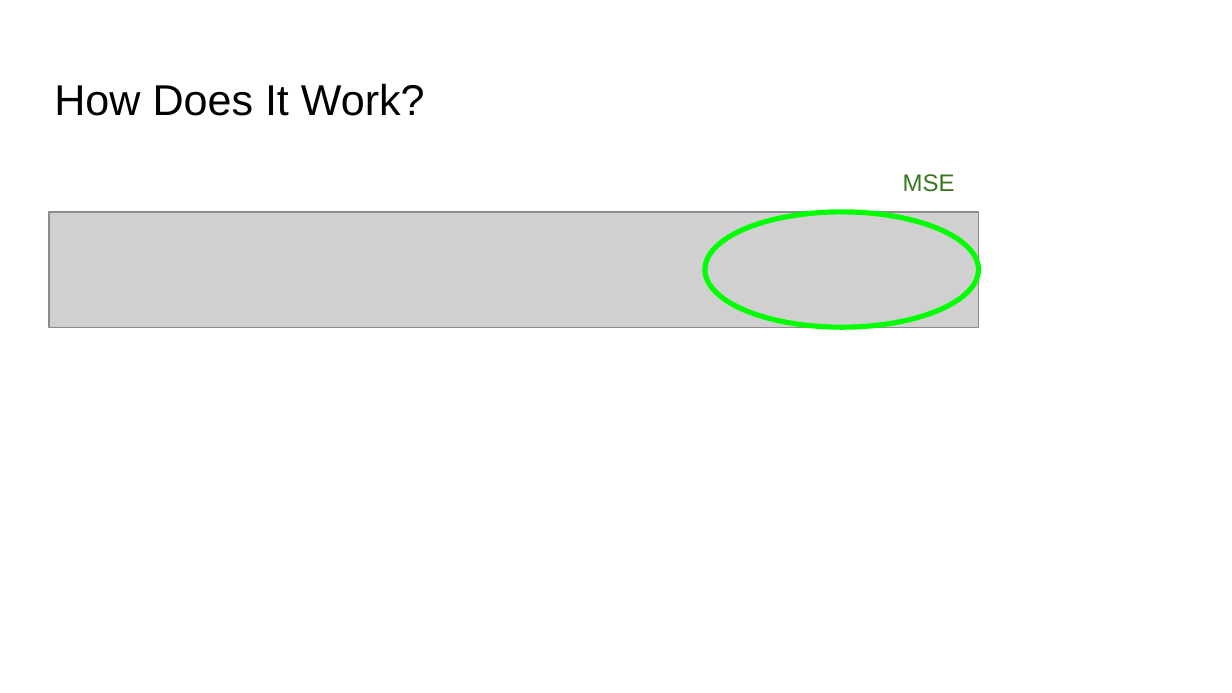
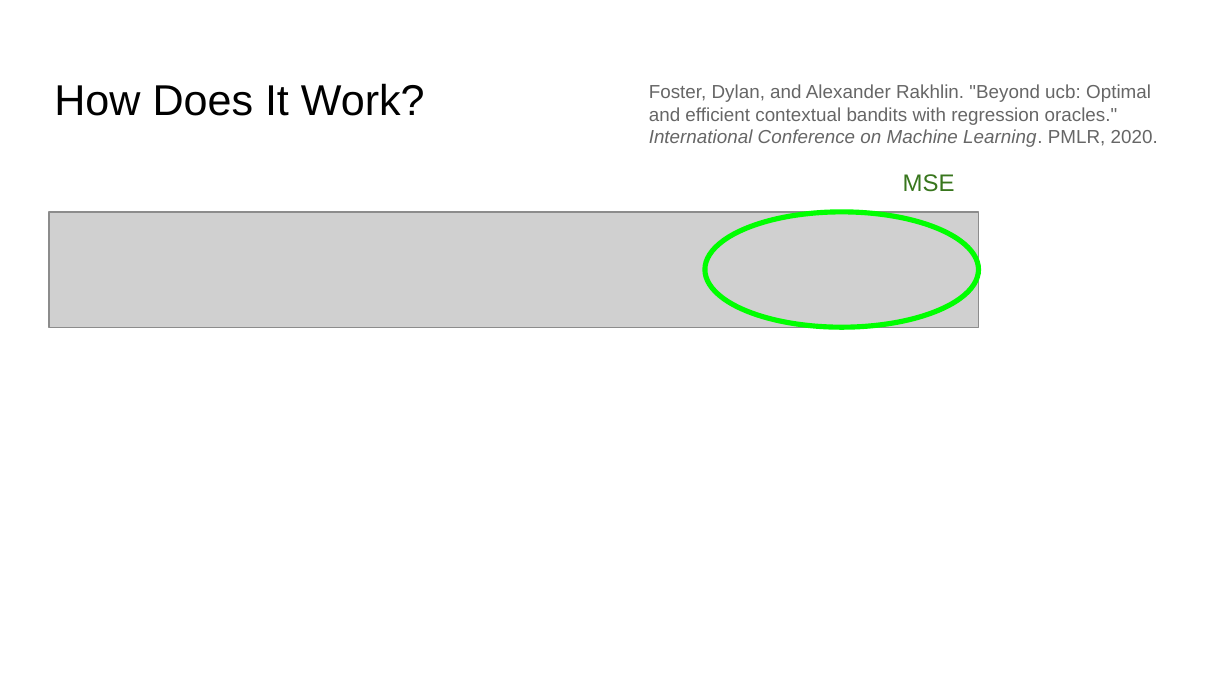
Before and after one commit to mrucker/igw_experiments, a slide deck: slide 7 of IGW.pptx. Drawn at 1232x693 pixels with LibreOffice and Linux fonts; fonts in the diff are those of the drawing; grey boxes stand for pictures. Boxes give left, top, right and bottom in pixels: in the first picture for what was removed or moved away, otherwise in the second. Text is boxed around its words. In the diff, an @@ line names an element or a change of style, - is before the commit and + after.

```diff
--- a/IGW.pptx
+++ b/IGW.pptx
@@ text added at box(649, 84, 1158, 147), 11 pt, text #666666 @@
+Foster, Dylan, and Alexander Rakhlin. "Beyond ucb: Optimal and efficient contextual bandits with regression oracles." International Conference on Machine Learning. PMLR, 2020.
```
Also in this commit, not shown: 5 other slides changed, 3 slides added, 7 other files.
